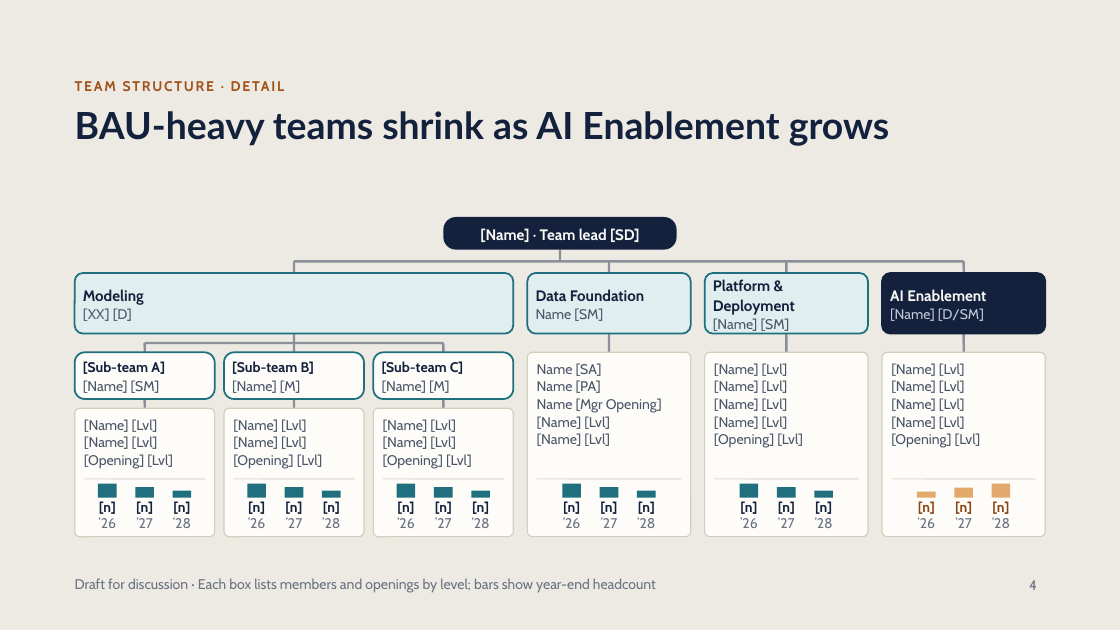
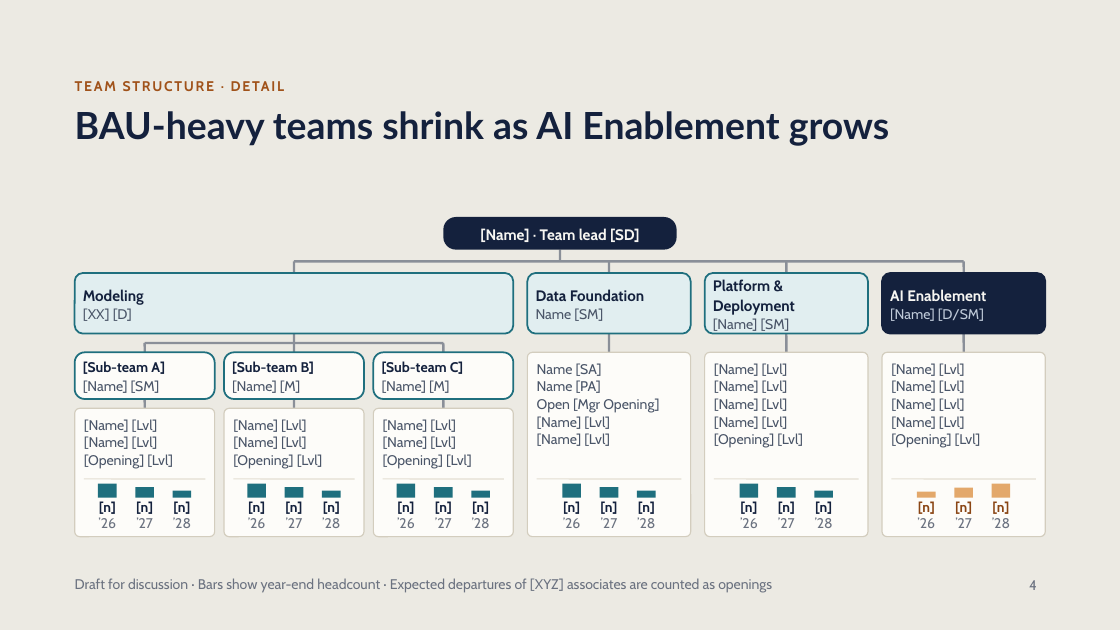
Before and after one commit to wwd1015/slide-template, a slide deck: slide 4 of Unified Team Strategy.pptx. Drawn at 1120x630 pixels with LibreOffice and Linux fonts; fonts in the diff are those of the drawing. Boxes give left, top, right and bottom in pixels: in the first picture for what was removed or moved away, otherwise in the second. Text is boxed around its words. In the diff, an @@ line names an element or a change of style, - is before the commit and + after.

```diff
--- a/Unified Team Strategy.pptx
+++ b/Unified Team Strategy.pptx
@@ text at bbox=[537, 398, 659, 413]: text changed @@
-Name [Mgr Opening]
+Open [Mgr Opening]
@@ text at bbox=[75, 578, 772, 593]: text changed @@
-Draft for discussion · Each box lists members and openings by level; bars show year-end headcount
+Draft for discussion · Bars show year-end headcount · Expected departures of [XYZ] associates are counted as openings
```
Also in this commit, not shown: 1 other slide changed.
